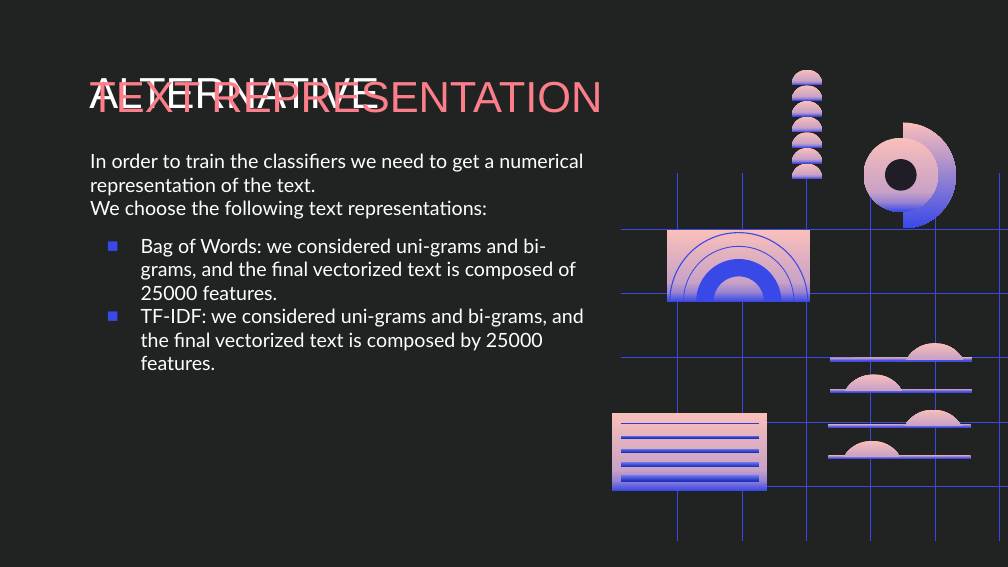
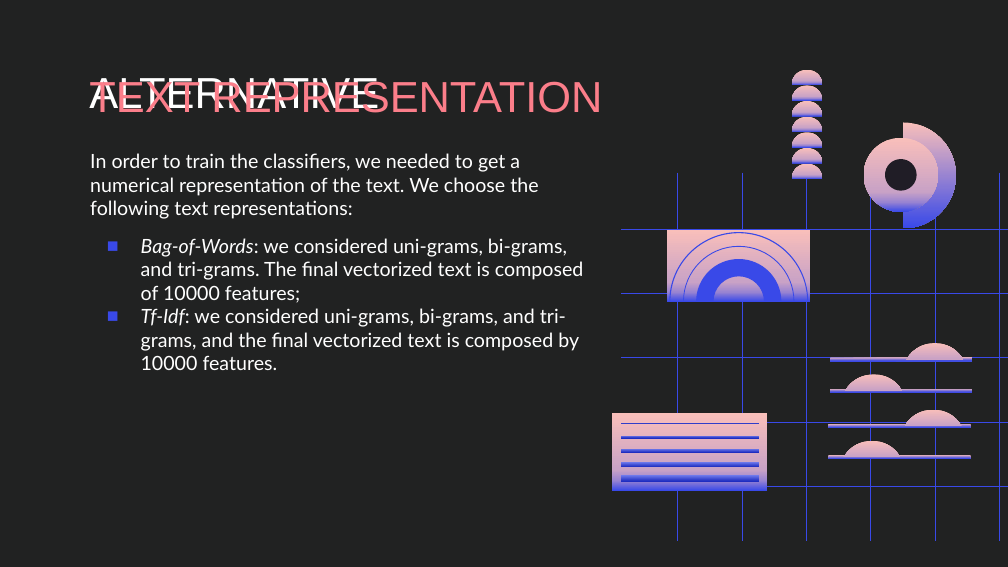
Before and after one commit to Blowdire/TextMiningProject, a slide deck: slide 10 of slideshow/TextMining-Slideshow.pptx (slide 11 before the commit). Drawn at 1008x567 pixels with LibreOffice and Linux fonts; fonts in the diff are those of the drawing. Boxes give left, top, right and bottom in pixels: in the first picture for what was removed or moved away, otherwise in the second. Text is boxed around its words. In the diff, an @@ line names an element or a change of style, - is before the commit and + after.

```diff
--- a/slideshow/TextMining-Slideshow.pptx
+++ b/slideshow/TextMining-Slideshow.pptx
@@ text at [90,153,583,370]: text changed @@
-In order to train the classifiers we need to get a numerical representation of the text.
-We choose the following text representations:
-■ Bag of Words: we considered uni-grams and bi-grams, and the final vectorized text is composed of 25000 features.
-■ TF-IDF: we considered uni-grams and bi-grams, and the final vectorized text is composed by 25000 features.
+In order to train the classifiers, we needed to get a numerical representation of the text. We choose the following text representations:
+■ Bag-of-Words: we considered uni-grams, bi-grams, and tri-grams. The final vectorized text is composed of 10000 features;
+■ Tf-Idf: we considered uni-grams, bi-grams, and tri-grams, and the final vectorized text is composed by 10000 features.
```
Also in this commit, not shown: 24 other slides changed, 5 slides removed, 8 other files.
